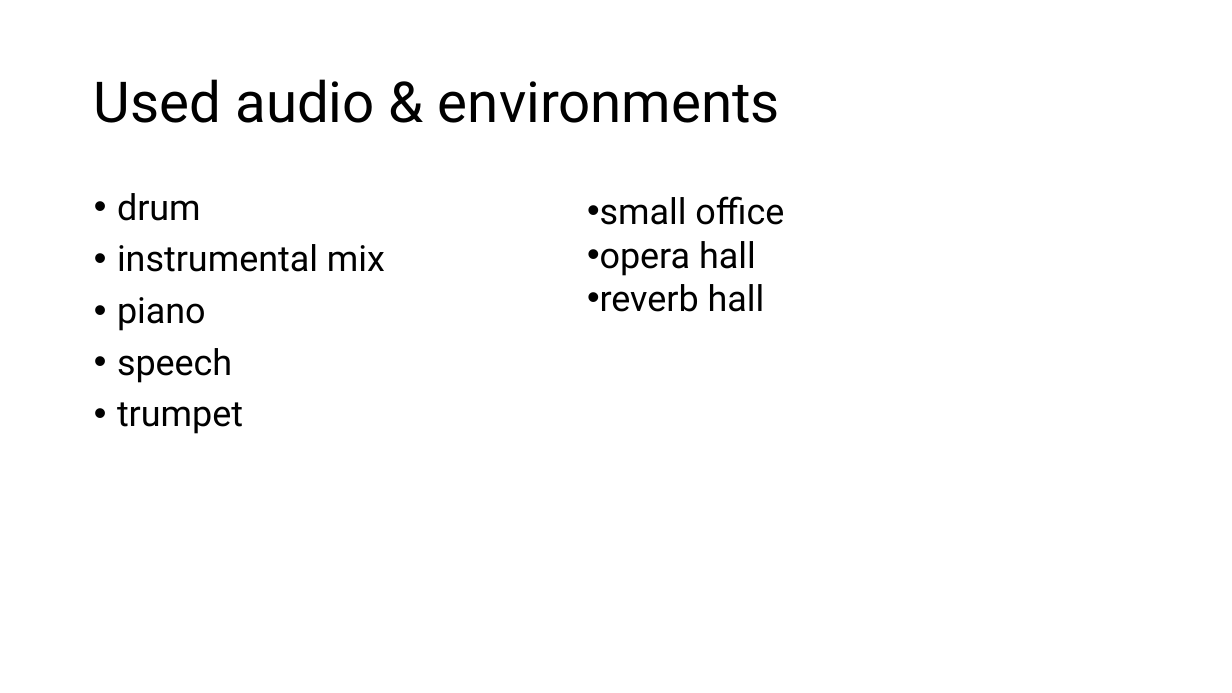
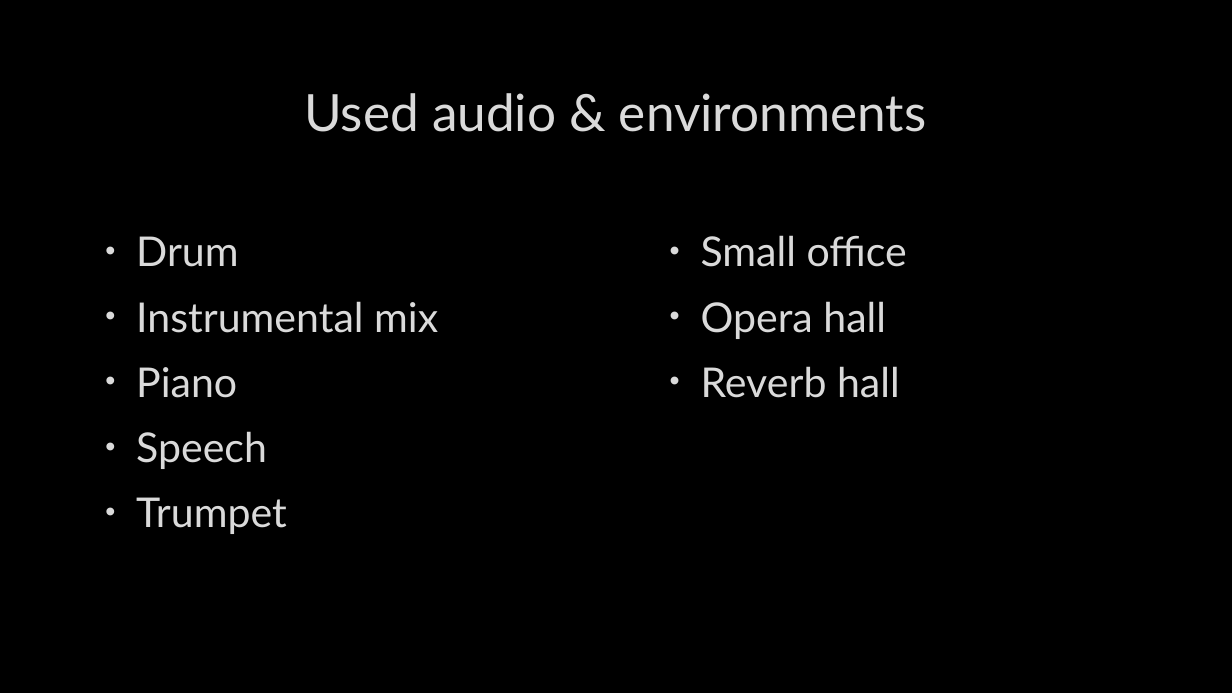
Before and after one commit to NiklasNymark/MRSP_Seminar_Project_Group1, a slide deck: slide 2 of presentation_group1.pptx. Drawn at 1232x693 pixels with LibreOffice and Linux fonts; fonts in the diff are those of the drawing; background and template pictures are left out. Boxes give left, top, right and bottom in pixels: in the first picture for what was removed or moved away, otherwise in the second. Text is boxed around its words. In the diff, an @@ line names an element or a change of style, - is before the commit and + after.

```diff
--- a/presentation_group1.pptx
+++ b/presentation_group1.pptx
@@ background #FFFFFF to picture (left out) @@
@@ title "Used audio & environments": place and size @@
-title "Used audio & environments" at <box>94,79,780,123</box>
+title "Used audio & environments" at <box>304,93,926,132</box>
@@ title "Used audio & environments" at <box>304,93,926,132</box>: size 44 to 40 pt, font Roboto to Lato, text colour #000000 to #DADADA, letter outline none to #404040 0.75 pt; alignment left to centre; line spacing 0.9 to 1 @@
@@ text at <box>136,236,438,534</box>: text changed; size 28 to 32 pt; font Roboto to Lato; text colour #000000 to #DADADA @@
-• drum
-• instrumental mix
-• piano
-• speech
-• trumpet
+• Drum
+• Instrumental mix
+• Piano
+• Speech
+• Trumpet
@@ text at <box>701,235,907,398</box>: text changed; size 28 to 32 pt; font Roboto to Lato; text colour #000000 to #DADADA @@
-• small office
-• opera hall
-• reverb hall
+• Small office
+• Opera hall
+• Reverb hall
```
Also in this commit, not shown: 6 other slides changed, 1 other file.
